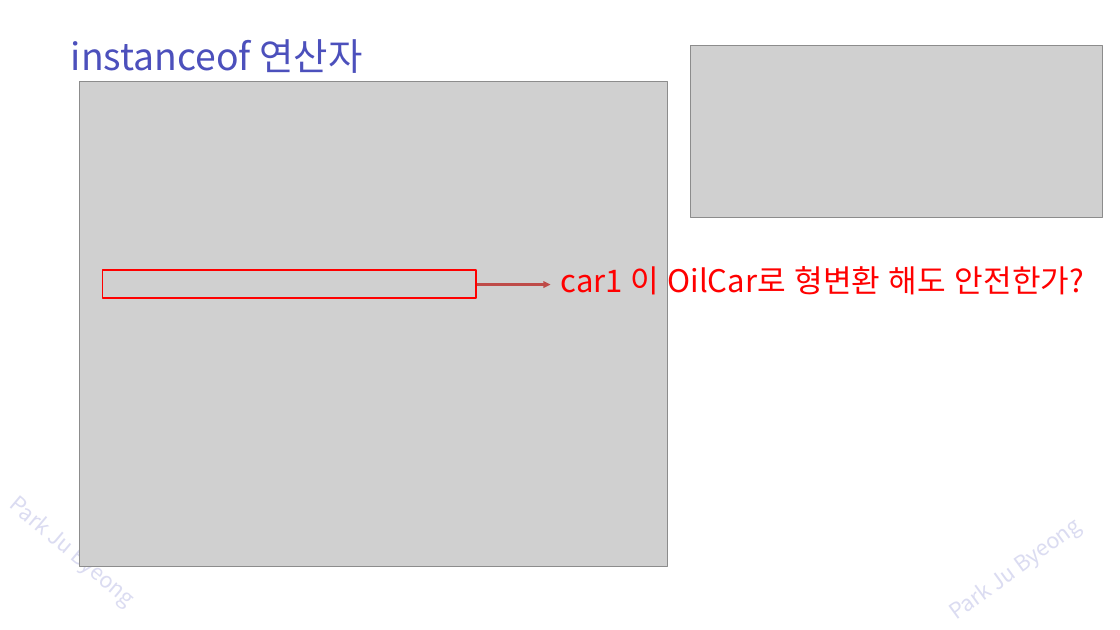
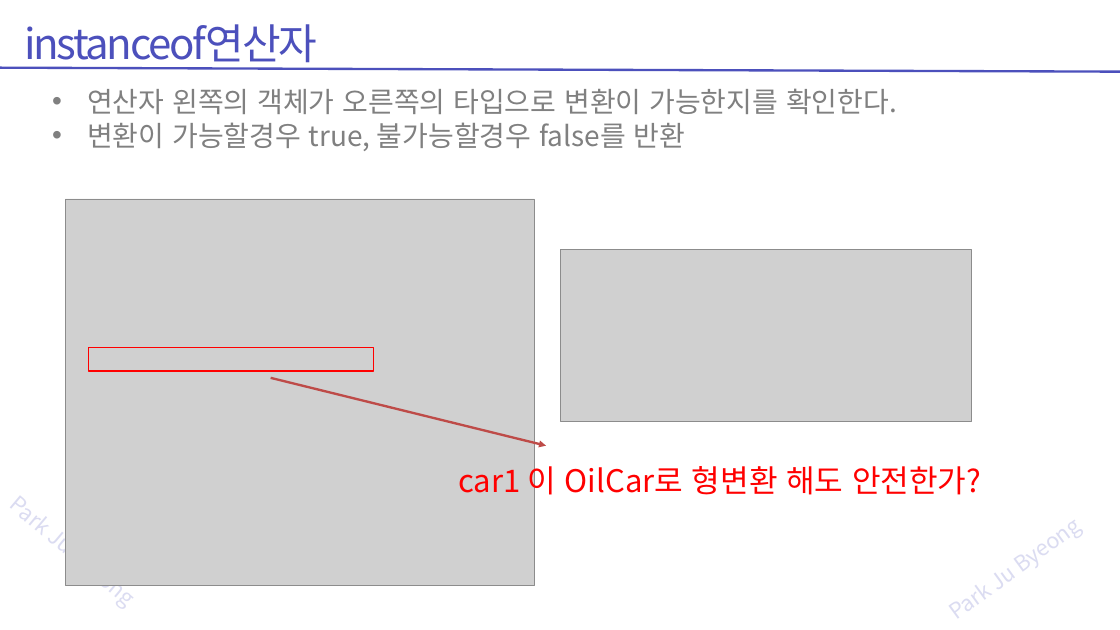
Before and after one commit to zest132/JavaLecture, a slide deck: slide 14 of JavaLecture/LectureFile/java 11강 인터페이스와다형성.pptx. Drawn at 1120x630 pixels with LibreOffice and Linux fonts; fonts in the diff are those of the drawing; grey boxes stand for pictures. Boxes give left, top, right and bottom in pixels: in the first picture for what was removed or moved away, otherwise in the second. Text is boxed around its words. In the diff, an @@ line names an element or a change of style, - is before the commit and + after.

```diff
--- a/JavaLecture/LectureFile/java 11강 인터페이스와다형성.pptx
+++ b/JavaLecture/LectureFile/java 11강 인터페이스와다형성.pptx
@@ text added at [24, 24, 317, 70], 54 pt, text #4C50BC @@
+instanceof연산자
@@ text removed at [71, 39, 362, 73] @@
-instanceof 연산자
@@ line added from (1120, 72) to (0, 68), #4C50BC 3 pt @@
@@ text added at [87, 88, 897, 151], 36 pt, text #808080 @@
+• 연산자 왼쪽의 객체가 오른쪽의 타입으로 변환이 가능한지를 확인한다.
+• 변환이 가능할경우 true, 불가능할경우 false를 반환
@@ picture: place and size @@
-picture at [80, 82, 668, 566]
+picture at [66, 199, 535, 585]
@@ picture: place and size @@
-picture at [690, 45, 1102, 217]
+picture at [560, 250, 971, 421]
@@ rectangle: place and size @@
-rectangle at [102, 270, 475, 298]
+rectangle at [88, 348, 373, 371]
@@ arrow moved from (476, 284) - (550, 284) to (270, 378) - (546, 446) @@
@@ text "car1 이 OilCar로 형변환 해도 ...": place and size @@
-text "car1 이 OilCar로 형변환 해도 ..." at [561, 261, 1084, 301]
+text "car1 이 OilCar로 형변환 해도 ..." at [458, 460, 981, 500]
```
Also in this commit, not shown: 26 other slides changed, 16 slides added, 7 slides removed, 7 other files.
